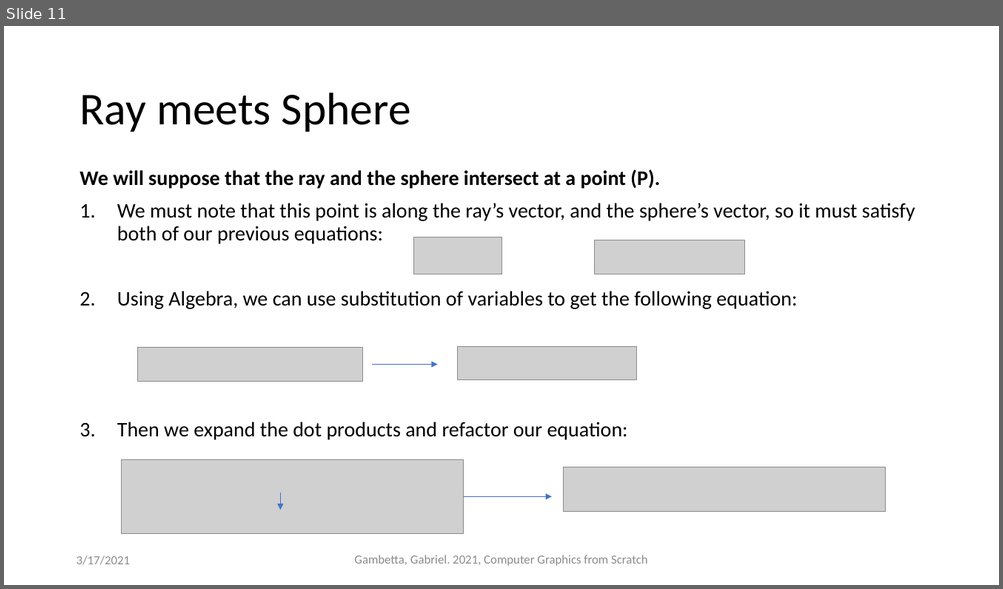
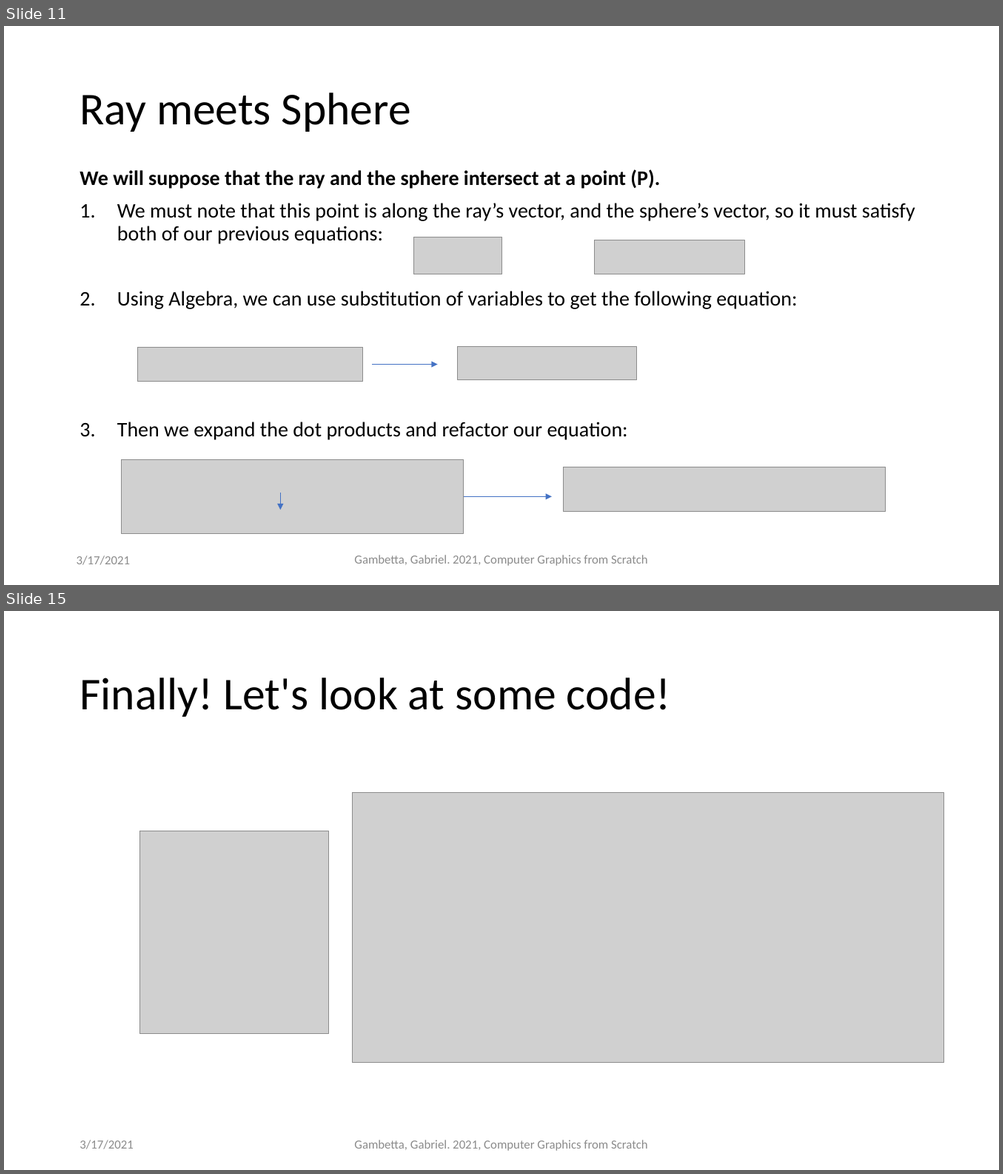
Before and after one commit to ctrachte/JS-Computer-Graphics-Demo, a slide deck: computer-graphics-js-1.pptx. Shown one above the other, each under a label of ours: slide 11 before the commit, slides 11 and 15 after it; the slides between them are not shown. The pictures are 1003x589 and 1003x1174 pixels, drawn with LibreOffice and Linux fonts; fonts in the diff are those of the drawing; grey boxes stand for pictures. Boxes give left, top, right and bottom in pixels: in the first picture for what was removed or moved away, otherwise in the second. Text is boxed around its words. In the diff, an @@ line names an element or a change of style, - is before the commit and + after.

Commit message:
added Gabriel Gambettas starter JS for basic raytracing

```diff
--- a/computer-graphics-js-1.pptx
+++ b/computer-graphics-js-1.pptx
@@ slide 15 added at (4, 611, 999, 1170), background #FFFFFF @@
@@ title added at (79, 678, 671, 717), 44 pt, text #000000 @@
+Finally! Let's look at some code!
@@ picture added at (353, 792, 944, 1063) @@
@@ picture added at (140, 831, 329, 1034) @@
@@ text added at (79, 1140, 133, 1150), 12 pt, text #8C8C8C @@
+3/17/2021
@@ text added at (354, 1140, 648, 1151), 12 pt, text #8C8C8C @@
+Gambetta, Gabriel. 2021, Computer Graphics from Scratch
```
Also in this commit, not shown: 2 slides changed, 2 other slides added, 2 other files.
